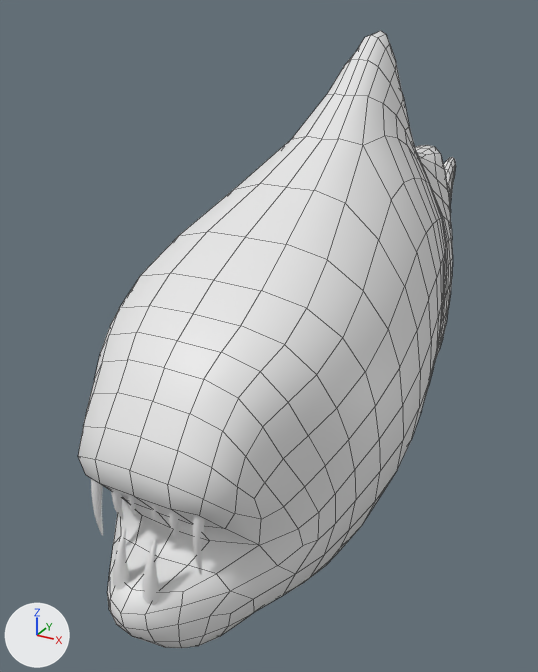
The FBX model Assets/RESOURCES/Models/Pez vampiro.fbx as it was, and as the next commit left it.
The view is the same before and after, from a 50 mm camera at (1.55, -3.83, 1.76) aimed at (-0.32, -0.43, 0.06). The axes (+X, +Y, +Z) are drawn at lower left. The lights are the same throughout. Mesh edges are drawn as thin lines on the coarser meshes. Where no turn or scale is listed for an object, it has been applied to the vertices.
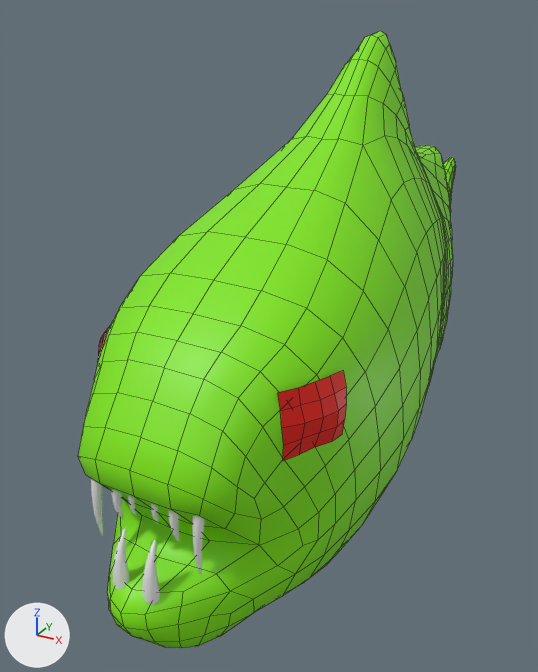
The newer file is also turned or shifted as a whole; pictures and numbers use the older file's frame.

Boxes [x1, y1, x2, y2] around the edits, measured in the pictures (538 x 672 px):
'Cube', recoloured (white to green)
    both: [78, 30, 456, 648]
'Plane', added (red)
    after: [98, 326, 346, 461]

The change, as a list of edits to the scene's bpy script:
```text
Change mat_material:
    mat_material.base_color: (0.8, 0.8, 0.8) -> (0.213, 0.8, 0.0)  # white #e7e7e7 -> green #7fe700
Add mat_material_002:
    mat_material_002 = principled_material('Material.002')
    mat_material_002.base_color = (0.8, 0.0074, 0.0)  # red #e71500
Add me_plane_001:
    me_plane_001.from_pydata(...)  # 50 vertices, 32 faces; spans x 0.088..1.231, y -0.142..0.142, z -0.142..0.142
    me_plane_001.materials.append(mat_material_002)  # red #e71500
Add ob_plane:
    ob_plane = bpy.data.objects.new('Plane', me_plane_001)
    ob_plane.location = (-0.659, -1.574, 0.339)
```
